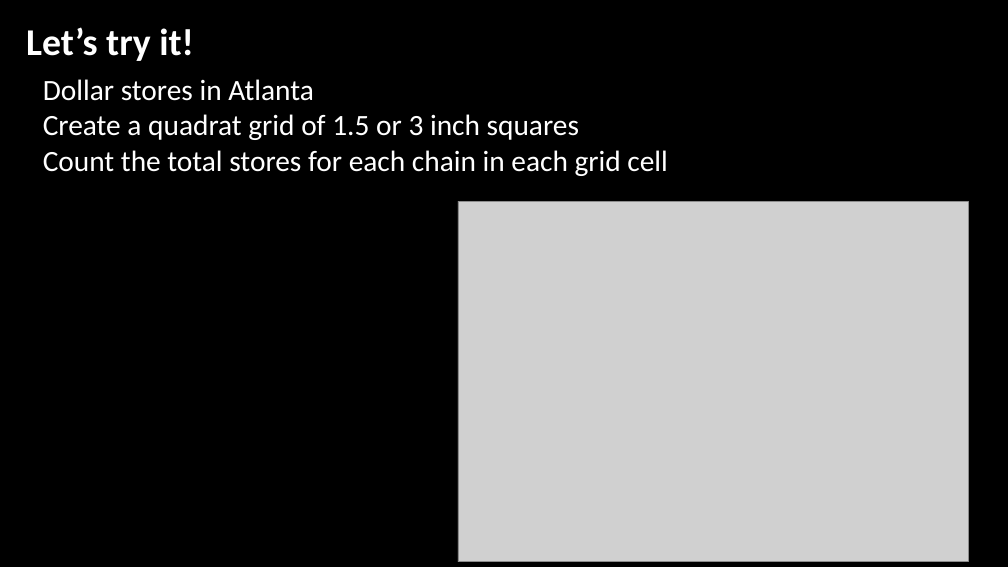
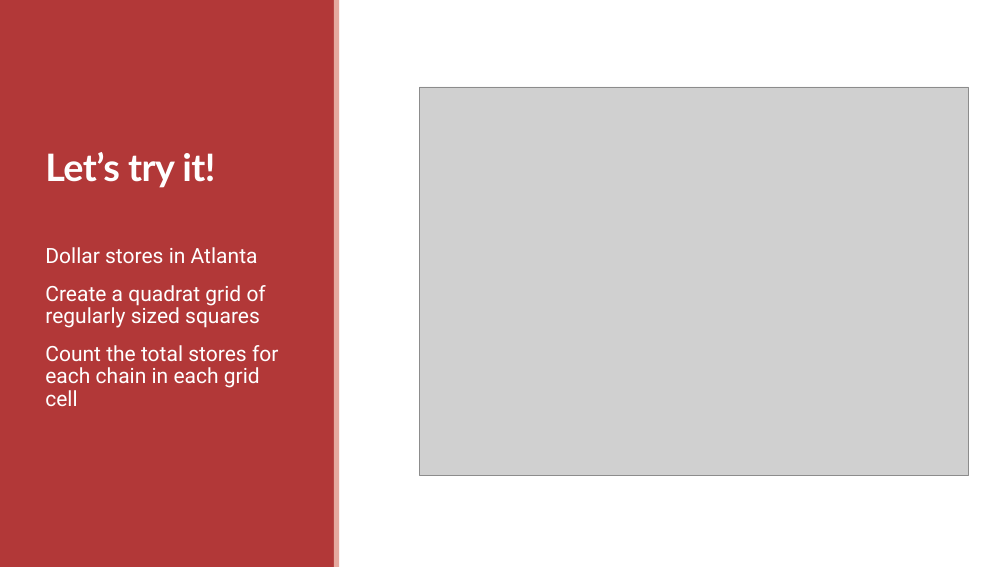
Before and after one commit to communitymaplab/geog4300_datascience, a slide deck: slide 6 of in_class_slides/geog4300_L10-Point pattern analysis and MAUP.pptx (slide 5 before the commit). Drawn at 1008x567 pixels with LibreOffice and Linux fonts; fonts in the diff are those of the drawing; grey boxes stand for pictures; background and template pictures are left out. Boxes give left, top, right and bottom in pixels: in the first picture for what was removed or moved away, otherwise in the second. Text is boxed around its words. In the diff, an @@ line names an element or a change of style, - is before the commit and + after.

```diff
--- a/in_class_slides/geog4300_L10-Point pattern analysis and MAUP.pptx
+++ b/in_class_slides/geog4300_L10-Point pattern analysis and MAUP.pptx
@@ background picture (left out) to #FFFFFF @@
@@ rectangle added at bbox=[0, 0, 335, 567], fill #B23838 @@
@@ rectangle added at bbox=[334, 0, 340, 567], fill #E5A99F @@
@@ title "Let’s try it!": place and size @@
-title "Let’s try it!" at bbox=[26, 27, 194, 61]
+title "Let’s try it!" at bbox=[45, 152, 215, 188]
@@ title "Let’s try it!" at bbox=[45, 152, 215, 188]: font Calibri to Lato, letter spacing 0 to -0.5 pt; line spacing 1 to 0.85; vertical alignment top to bottom @@
@@ picture: place and size @@
-picture at bbox=[458, 201, 969, 562]
+picture at bbox=[420, 87, 969, 475]
@@ text "Dollar stores in Atlanta": place and size @@
-text "Dollar stores in Atlanta" at bbox=[43, 79, 667, 176]
+text "Dollar stores in Atlanta" at bbox=[45, 247, 278, 406]
@@ text at bbox=[45, 247, 278, 406]: size 28 to 20 pt, font Calibri to Roboto in "Dollar stores in Atlanta", "Count the total stores for each chain ..."; line spacing 1 to 0.9; more space between paragraphs @@
@@ text at bbox=[45, 285, 266, 328]: text changed; size 28 to 20 pt; font Calibri to Roboto @@
-Create a quadrat grid of 1.5 or 3 inch squares
+Create a quadrat grid of regularly sized squares
```
Also in this commit, not shown: 8 other slides changed, 1 slide added, 4 slides removed, 2 other files.
